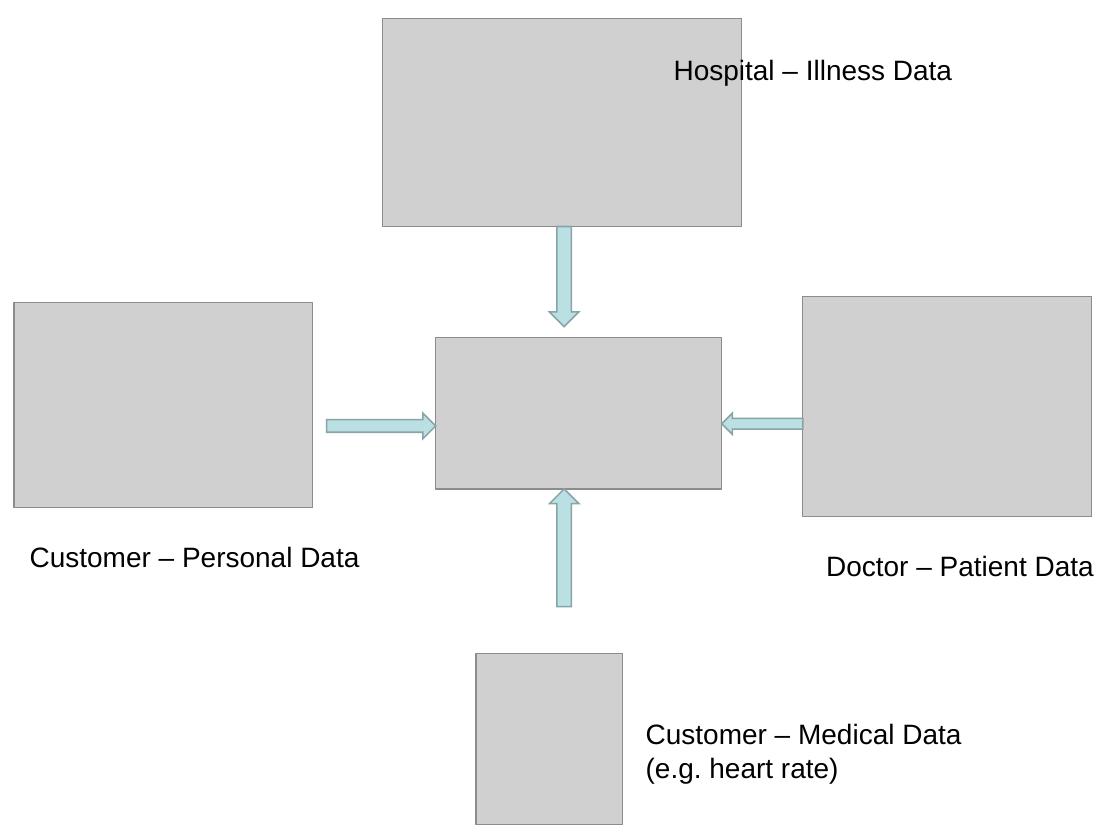
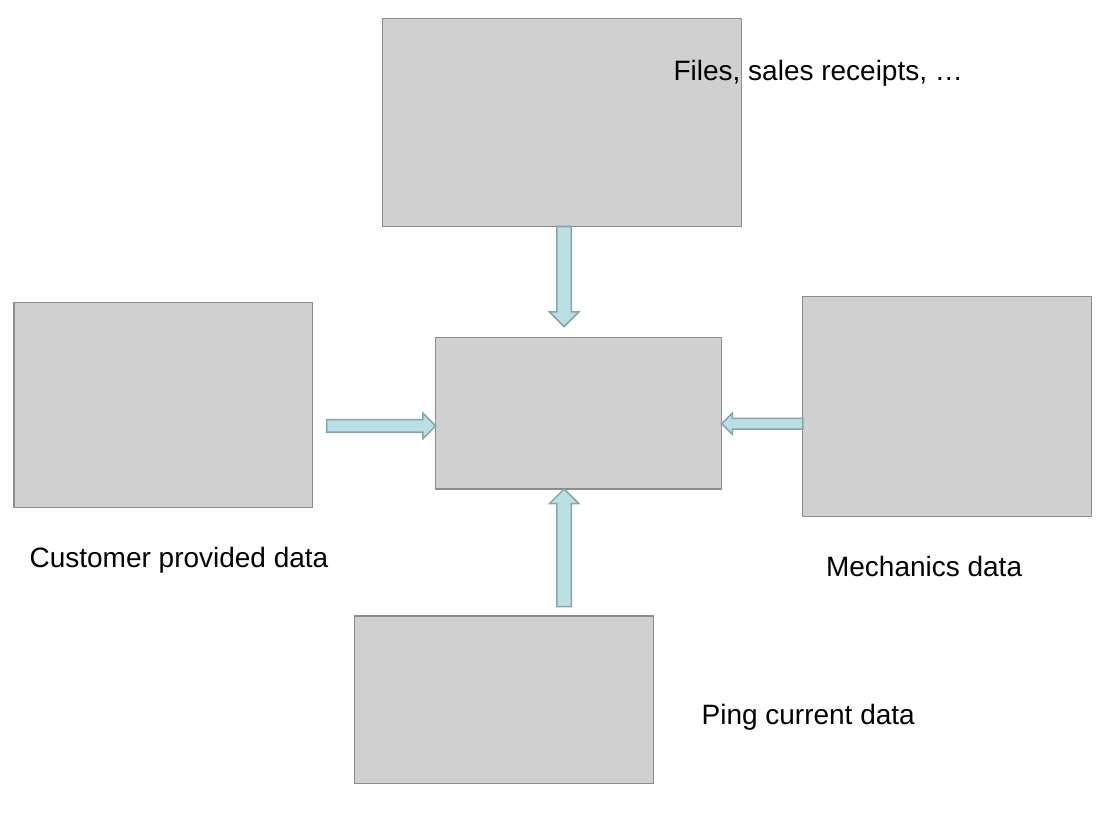
Before and after one commit to IBM-Cloud/arch-hybrid-data-carcare, a slide deck: slide 4 of docs/DataStoreScale-v3.ppt. Drawn at 1120x840 pixels with LibreOffice and Linux fonts; fonts in the diff are those of the drawing; grey boxes stand for pictures. Boxes give left, top, right and bottom in pixels: in the first picture for what was removed or moved away, otherwise in the second. Text is boxed around its words. In the diff, an @@ line names an element or a change of style, - is before the commit and + after.

```diff
--- a/docs/DataStoreScale-v3.ppt
+++ b/docs/DataStoreScale-v3.ppt
@@ text at [674,59,927,85]: text changed @@
-Hospital – Illness Data
+Files, sales receipts, …
@@ text at [30,546,328,572]: text changed @@
-Customer – Personal Data
+Customer provided data
@@ text at [826,555,1022,577]: text changed @@
-Doctor – Patient Data
+Mechanics data
@@ picture: place and size @@
-picture at [476,653,623,824]
+picture at [355,616,654,784]
@@ text added at [702,703,914,729], 18 pt, text #000000 @@
+Ping current data
@@ text removed at [646,723,961,783] @@
-Customer – Medical Data
-(e.g. heart rate)
```
Also in this commit, not shown: 2 other slides changed, 21 other files.
